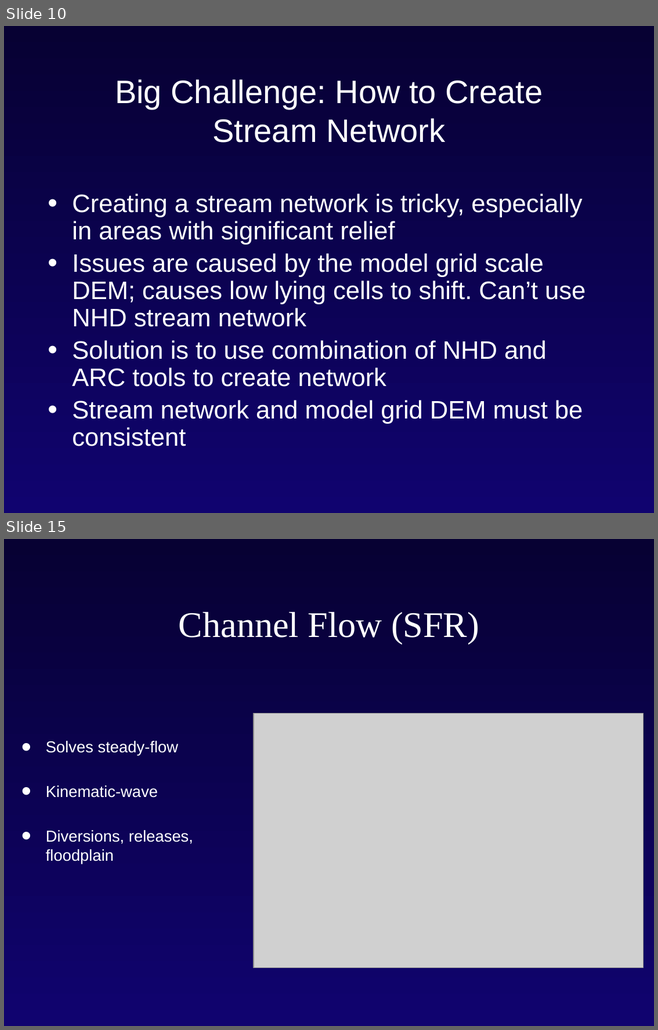
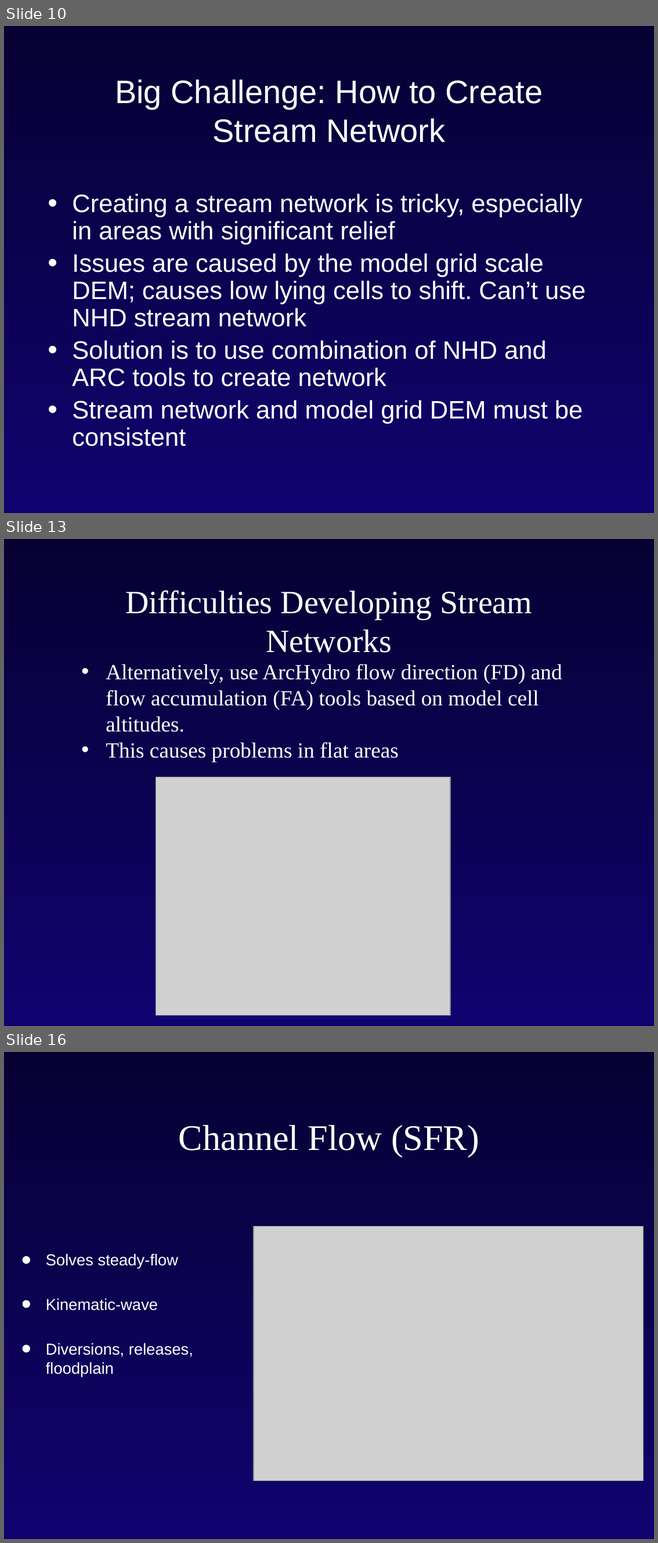
Before and after one commit to rniswon/gsflowID2447_classrepo, a slide deck: presentations/Niswonger/Intro_modflow_D.pptx. Shown one above the other, each under a label of ours: slides 10 and 15 before the commit, slides 10, 13 and 16 after it; the slides between them are not shown. The pictures are 658x1030 and 658x1543 pixels, drawn with LibreOffice and Linux fonts; fonts in the diff are those of the drawing; grey boxes stand for pictures; background and template pictures are left out. Boxes give left, top, right and bottom in pixels: in the first picture for what was removed or moved away, otherwise in the second. Text is boxed around its words. In the diff, an @@ line names an element or a change of style, - is before the commit and + after.

```diff
--- a/presentations/Niswonger/Intro_modflow_D.pptx
+++ b/presentations/Niswonger/Intro_modflow_D.pptx
@@ slide 13 added at (4,539,654,1026), background gradient #070133 to #10036F @@
@@ title added at (125,590,532,653), 36 pt, text #FFFFFF @@
+Difficulties Developing Stream Networks
@@ text added at (106,664,562,762), 24 pt, text #FFFFFF @@
+• Alternatively, use ArcHydro flow direction (FD) and flow accumulation (FA) tools based on model cell altitudes.
+• This causes problems in flat areas
@@ picture added at (155,777,449,1016) @@
@@ what was slide 15 is now slide 16 @@
```
Also in this commit, not shown: 4 other slides added, 4 slides removed, 13 other files.
